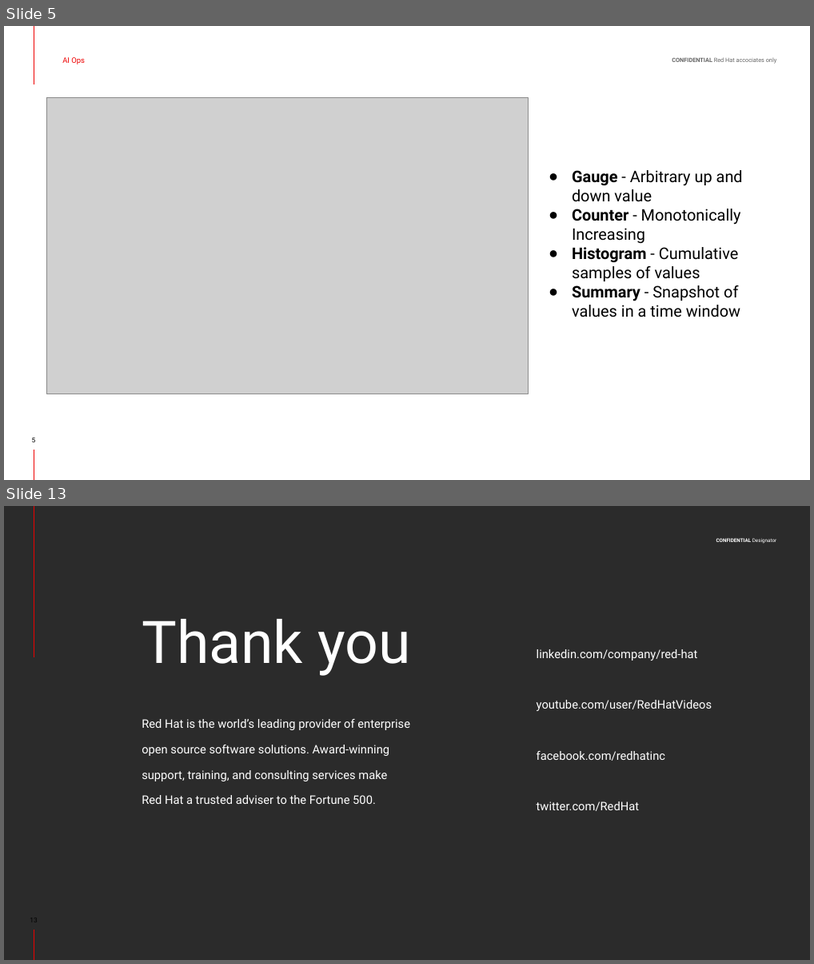
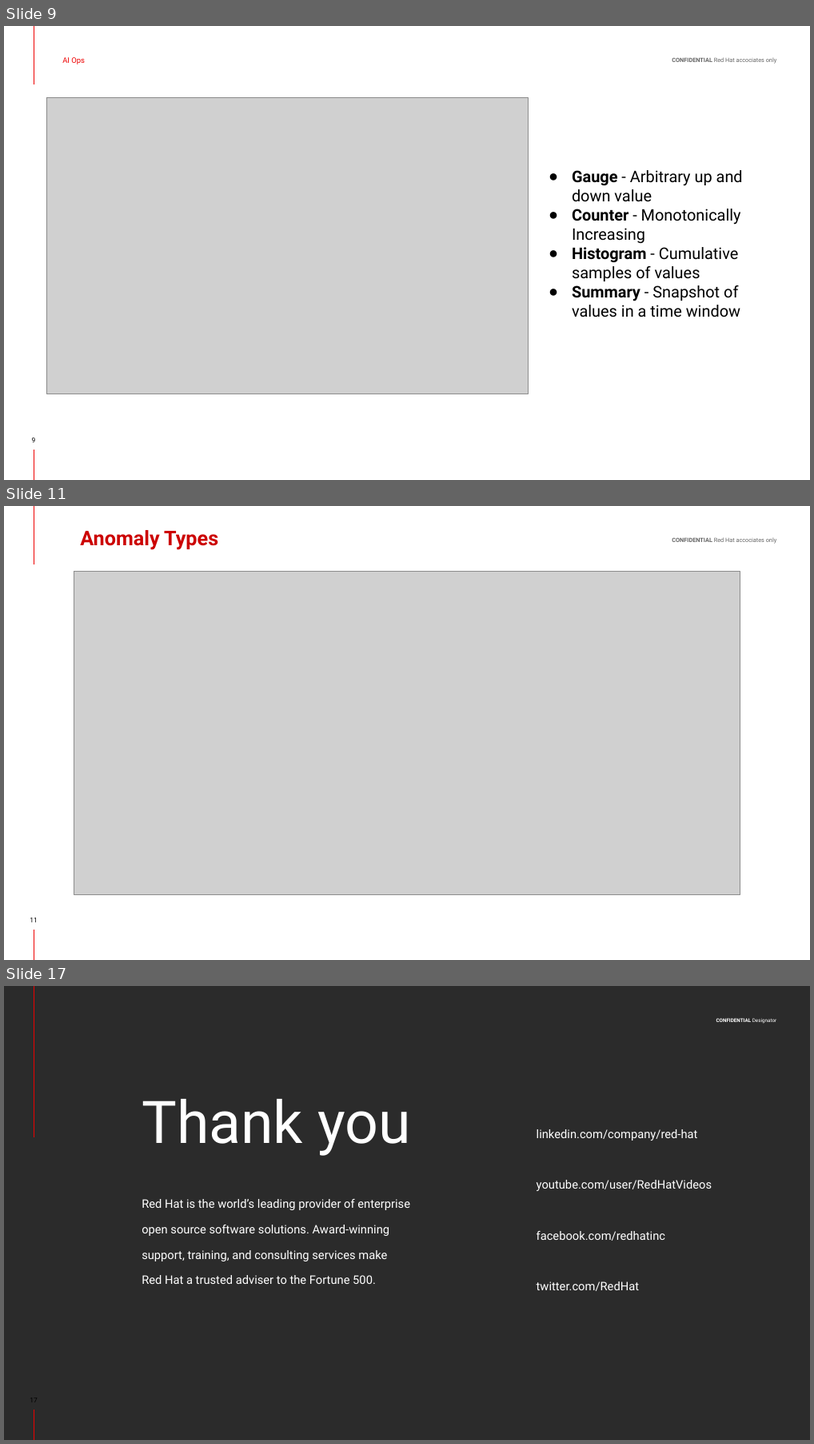
Before and after one commit to hemajv/prometheus-anomaly-detection-workshop, a slide deck: slides/source/I See Metrics_ Anomaly Detection on OpenShift.pptx. Shown one above the other, each under a label of ours: slides 5 and 13 before the commit, slides 9, 11 and 17 after it; the slides between them are not shown. The pictures are 814x964 and 814x1444 pixels, drawn with LibreOffice and Linux fonts; fonts in the diff are those of the drawing; grey boxes stand for pictures; background and template pictures are left out; a plain dark background stands for a picture behind light text. Boxes give left, top, right and bottom in pixels: in the first picture for what was removed or moved away, otherwise in the second. Text is boxed around its words. In the diff, an @@ line names an element or a change of style, - is before the commit and + after.

```diff
--- a/slides/source/I See Metrics_ Anomaly Detection on OpenShift.pptx
+++ b/slides/source/I See Metrics_ Anomaly Detection on OpenShift.pptx
@@ slide 11 added at <box>4,506,810,960</box>, background #FFFFFF; not listed: 3 template elements that a slide beside it also shows @@
@@ text added at <box>80,530,218,550</box>, 24 pt, text #CC0000, bold @@
+Anomaly Types
@@ picture added at <box>74,571,740,894</box> @@
@@ page number added at <box>30,917,37,922</box>, 8 pt, text #000000 @@
+11
@@ what was slide 5 is now slide 9 @@
@@ what was slide 13 is now slide 17 @@
```
Also in this commit, not shown: 6 slides changed, 6 other slides added, 3 slides removed, 1 other file.
